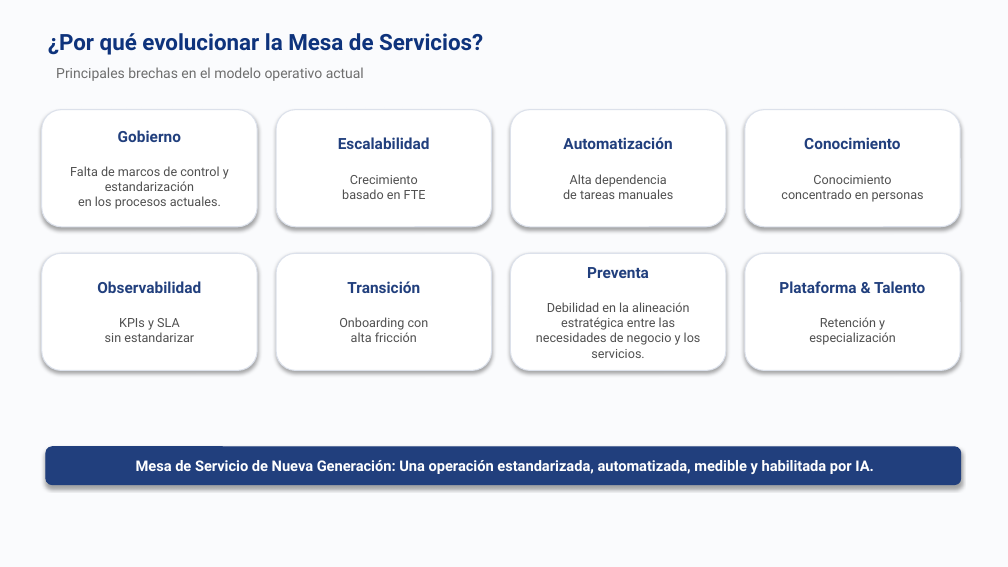
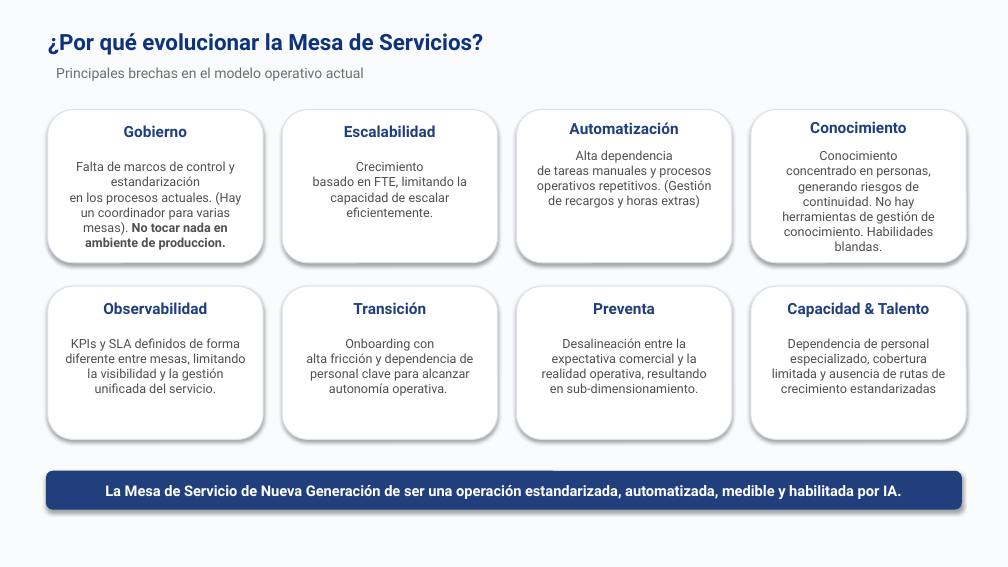
Before and after one commit to nataliazarthapersonalsoft/mesadeservicio-modernizacionaplicaciones, a slide deck: slide 5 of 01-Ideacion/01-benchmarking/Benchmarking Mesa de Servicio.pptx. Drawn at 1008x567 pixels with LibreOffice and Linux fonts; fonts in the diff are those of the drawing; background and template pictures are left out. Boxes give left, top, right and bottom in pixels: in the first picture for what was removed or moved away, otherwise in the second. Text is boxed around its words. In the diff, an @@ line names an element or a change of style, - is before the commit and + after.

```diff
--- a/01-Ideacion/01-benchmarking/Benchmarking Mesa de Servicio.pptx
+++ b/01-Ideacion/01-benchmarking/Benchmarking Mesa de Servicio.pptx
@@ rounded rectangle "Gobierno": place and size @@
-rounded rectangle "Gobierno" at (41,110,257,227)
+rounded rectangle "Gobierno" at (47,110,263,263)
@@ rounded rectangle "Escalabilidad": place and size @@
-rounded rectangle "Escalabilidad" at (276,110,492,227)
+rounded rectangle "Escalabilidad" at (282,110,498,263)
@@ rounded rectangle "Automatización": place and size @@
-rounded rectangle "Automatización" at (510,110,726,227)
+rounded rectangle "Automatización" at (516,110,732,263)
@@ rounded rectangle "Conocimiento": place and size @@
-rounded rectangle "Conocimiento" at (745,110,961,227)
+rounded rectangle "Conocimiento" at (751,110,967,263)
@@ text in rounded rectangle at (70,161,241,250): text changed @@
-Falta de marcos de control y estandarización
-en los procesos actuales.
+Falta de marcos de control y estandarización
+en los procesos actuales. (Hay un coordinador para varias mesas). No tocar nada en ambiente de produccion.
@@ text in rounded rectangle at (313,162,467,217): text changed @@
-Crecimiento
-basado en FTE
+Crecimiento
+basado en FTE, limitando la capacidad de escalar eficientemente.
@@ text in rounded rectangle at (537,150,711,208): text changed @@
-Alta dependencia
-de tareas manuales
+Alta dependencia
+de tareas manuales y procesos operativos repetitivos. (Gestión de recargos y horas extras)
@@ text in rounded rectangle at (782,151,935,251): text changed @@
-Conocimiento
-concentrado en personas
+Conocimiento
+concentrado en personas, generando riesgos de continuidad. No hay herramientas de gestión de conocimiento. Habilidades blandas.
@@ rounded rectangle "Observabilidad": place and size @@
-rounded rectangle "Observabilidad" at (41,253,257,370)
+rounded rectangle "Observabilidad" at (47,286,263,439)
@@ rounded rectangle "Transición": place and size @@
-rounded rectangle "Transición" at (276,253,492,370)
+rounded rectangle "Transición" at (282,286,498,439)
@@ rounded rectangle "Preventa": place and size @@
-rounded rectangle "Preventa" at (510,253,726,370)
+rounded rectangle "Preventa" at (516,286,732,439)
@@ rounded rectangle "Capacidad & Talento": place and size @@
-rounded rectangle "Capacidad & Talento" at (745,253,961,370)
+rounded rectangle "Capacidad & Talento" at (751,286,967,439)
@@ text in rounded rectangle at (772,302,946,393): text changed @@
-Plataforma & Talento
-Retención y
-especialización
+Capacidad & Talento
+Dependencia de personal especializado, cobertura limitada y ausencia de rutas de crecimiento estandarizadas
@@ text in rounded rectangle at (65,338,246,393): text changed @@
-KPIs y SLA
-sin estandarizar
+KPIs y SLA definidos de forma diferente entre mesas, limitando la visibilidad y la gestión unificada del servicio.
@@ text in rounded rectangle at (306,338,474,396): text changed @@
-Onboarding con
-alta fricción
+Onboarding con
+alta fricción y dependencia de personal clave para alcanzar autonomía operativa.
@@ text in rounded rectangle at (542,338,707,393): text changed @@
-Debilidad en la alineación estratégica entre las
-necesidades de negocio y los servicios.
+Desalineación entre la
+expectativa comercial y la
+realidad operativa, resultando
+en sub-dimensionamiento.
@@ rounded rectangle "La Mesa de Servicio de ...": place and size @@
-rounded rectangle "La Mesa de Servicio de ..." at (46,447,961,485)
+rounded rectangle "La Mesa de Servicio de ..." at (46,472,961,510)
@@ text in rounded rectangle at (105,485,902,499): text changed @@
-Mesa de Servicio de Nueva Generación: Una operación estandarizada, automatizada, medible y habilitada por IA.
+La Mesa de Servicio de Nueva Generación de ser una operación estandarizada, automatizada, medible y habilitada por IA.
```
Also in this commit, not shown: 6 other slides changed, 6 slides added, 24 slides removed, 5 other files.
